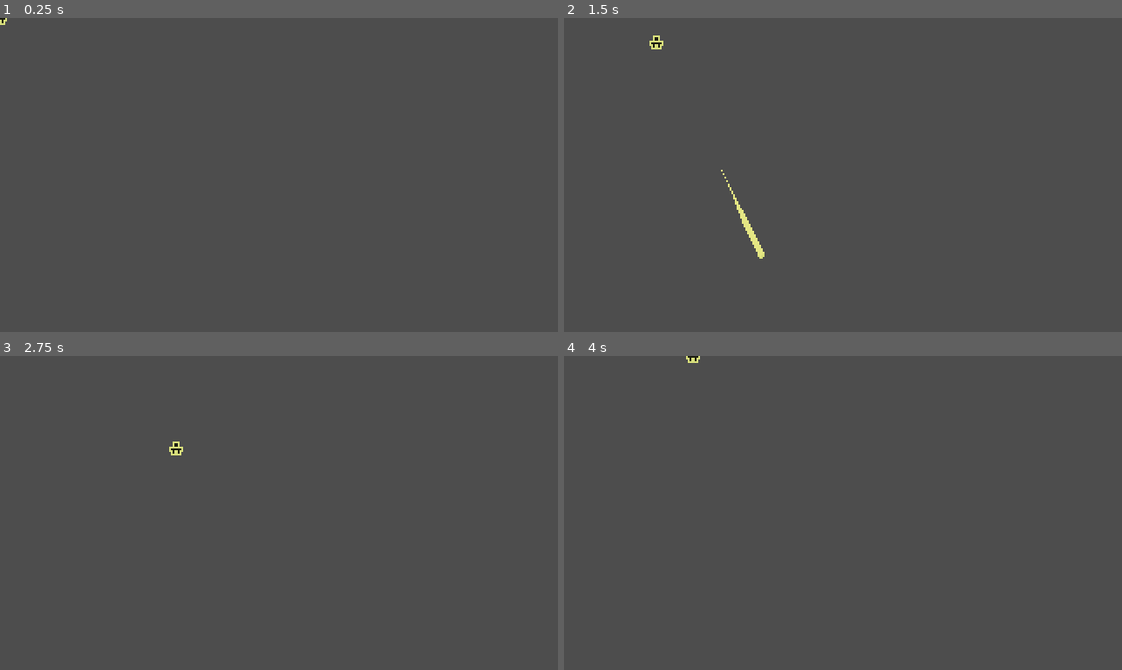
Above: before the commit, frames 1-4 (two rows, left to right).
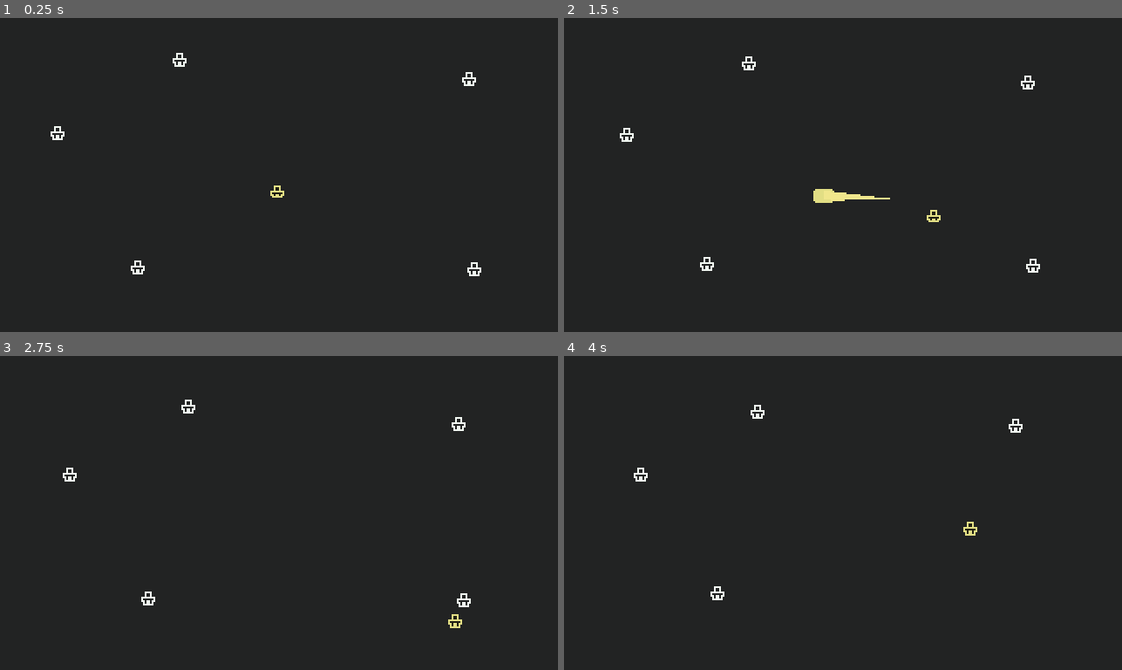
Above: after the commit, the same moments.

Repository: mrbartchak/golden-bullet-game
Game: Godot game, scene res://core/main.tscn
The game is run twice, just before and just after one commit, with the same random seed, the same clock (stepped at 60 frames per second) and the same inputs.
Inputs (mouse positions are in pixels of both pictures, inside the frame that each line leads up to):
- Up to frame 1 (0.25 s): no input
- Up to frame 2 (1.5 s): move the mouse to (965, 159) at 0.52 s; hold D (move_right) 0.53-1.28 s; click (965, 159) at 0.6 s; move the mouse to (731, 190) at 1.27 s; hold S (move_down) from 1.28 s (still down); click (731, 190) at 1.35 s
- Up to frame 3 (2.75 s): move the mouse to (334, 443) at 2.02 s; release S (move_down) at 2.03 s; hold D (move_right) from 2.03 s (still down); click (334, 443) at 2.1 s
- Up to frame 4 (4 s): move the mouse to (815, 575) at 2.77 s; release D (move_right) at 2.78 s; hold W (move_up) 2.78-3.53 s; click (815, 575) at 2.85 s; move the mouse to (1010, 560) at 3.52 s; hold A (move_left) from 3.53 s (still down); click (1010, 560) at 3.6 s

The runs differ from the first frame. In frame 1, 100% of the frame differs, in the area x 0-100%, y 0-100%; in frame 2, 100%; in frame 3, 100%; in frame 4, 100%.

Commit message:
lots of stuff, some shooting, some exploding, some idle anim etc

Diff:
--- a/bullets/bullet.gd
+++ b/bullets/bullet.gd
@@ -9,7 +9,12 @@
 var alive: bool = true
 
 func _ready() -> void:
+	$Sprite.modulate = Color.KHAKI
+	$Sprite/Trail.modulate = Color.KHAKI
 	monitoring = true
+
+	if velocity != Vector2.ZERO:
+		rotation = velocity.angle()
 
 	if lifetime > 0:
 		await get_tree().create_timer(lifetime).timeout
--- a/bullets/bullet.tscn
+++ b/bullets/bullet.tscn
@@ -1,29 +1,37 @@
 [gd_scene load_steps=6 format=3 uid="uid://dkbuujpad5k1i"]
 
 [ext_resource type="Script" uid="uid://c6mv2ky3wsbut" path="res://bullets/bullet.gd" id="1_tnxwn"]
-[ext_resource type="Texture2D" uid="uid://c3d3gyjkicbea" path="res://bullets/assets/bullet_filled.png" id="2_ascq4"]
+[ext_resource type="Texture2D" uid="uid://bca8ducnn703m" path="res://bullets/assets/bullet_rect_large.png" id="2_ascq4"]
 [ext_resource type="Script" uid="uid://ds4uhjalqwxuo" path="res://effects/bullet_trail.gd" id="3_ascq4"]
 
 [sub_resource type="Curve" id="Curve_ascq4"]
-_data = [Vector2(0, 0), 0.0, 0.0, 0, 0, Vector2(1, 1), 0.0, 0.0, 0, 0]
+_data = [Vector2(0, 0), 0.0, 0.0, 0, 0, Vector2(1, 0.65543574), 0.0, 0.0, 0, 0]
 point_count = 2
 
-[sub_resource type="CircleShape2D" id="CircleShape2D_wo3kc"]
-radius = 2.0
+[sub_resource type="CapsuleShape2D" id="CapsuleShape2D_ascq4"]
+radius = 6.0
+height = 18.0
 
 [node name="Bullet" type="Area2D"]
+collision_layer = 4
+collision_mask = 2
 monitorable = false
 script = ExtResource("1_tnxwn")
-speed = 1200.0
+speed = 500.0
 
-[node name="Sprite2D" type="Sprite2D" parent="."]
+[node name="Sprite" type="Sprite2D" parent="."]
+rotation = 1.5707964
 texture = ExtResource("2_ascq4")
 
-[node name="Line2D" type="Line2D" parent="Sprite2D"]
+[node name="Trail" type="Line2D" parent="Sprite"]
 top_level = true
-width = 4.0
+width = 8.0
 width_curve = SubResource("Curve_ascq4")
 script = ExtResource("3_ascq4")
 
 [node name="CollisionShape2D" type="CollisionShape2D" parent="."]
-shape = SubResource("CircleShape2D_wo3kc")
+rotation = 1.5707964
+shape = SubResource("CapsuleShape2D_ascq4")
+debug_color = Color(0.8815425, 0.0393544, 0.80844384, 0.41960785)
+
+[connection signal="body_entered" from="." to="." method="_on_body_entered"]
--- a/core/main.tscn
+++ b/core/main.tscn
@@ -1,9 +1,28 @@
-[gd_scene load_steps=2 format=3 uid="uid://ceaauc0vs2nof"]
+[gd_scene load_steps=3 format=3 uid="uid://ceaauc0vs2nof"]
 
 [ext_resource type="PackedScene" uid="uid://daeaonaxmtwe1" path="res://player/player.tscn" id="1_xiose"]
+[ext_resource type="PackedScene" uid="uid://ps7c40br6gw" path="res://enemies/enemy.tscn" id="2_r77kf"]
 
 [node name="Main" type="Node"]
 
 [node name="World2D" type="Node2D" parent="."]
 
 [node name="Player" parent="World2D" instance=ExtResource("1_xiose")]
+position = Vector2(159, 99)
+
+[node name="EnemyContainer" type="Node2D" parent="World2D"]
+
+[node name="Enemy" parent="World2D/EnemyContainer" instance=ExtResource("2_r77kf")]
+position = Vector2(32, 66)
+
+[node name="Enemy2" parent="World2D/EnemyContainer" instance=ExtResource("2_r77kf")]
+position = Vector2(103, 23)
+
+[node name="Enemy3" parent="World2D/EnemyContainer" instance=ExtResource("2_r77kf")]
+position = Vector2(270, 35)
+
+[node name="Enemy4" parent="World2D/EnemyContainer" instance=ExtResource("2_r77kf")]
+position = Vector2(273, 144)
+
+[node name="Enemy5" parent="World2D/EnemyContainer" instance=ExtResource("2_r77kf")]
+position = Vector2(78, 143)
--- a/effects/bullet_trail.gd
+++ b/effects/bullet_trail.gd
@@ -1,6 +1,6 @@
 extends Line2D
 
-var trail_length: int = 5
+var trail_length: int = 7
 var color: Color = Color.WHITE
 
 func _process(_delta: float) -> void:
--- /dev/null
+++ b/enemies/enemy.gd
@@ -0,0 +1,42 @@
+class_name Enemy
+extends CharacterBody2D
+
+@export var max_health: int = 3
+@export var movement_speed: float = 3.0
+
+var health: int
+var movement_direction: Vector2
+
+
+func _ready() -> void:
+	health = max_health
+	var screen_center = get_viewport_rect().size * 0.5
+	movement_direction = (screen_center - global_position).normalized()
+	$HitFlashTimer.timeout.connect(_on_hit_flash_timeout)
+
+func _physics_process(delta: float) -> void:
+	global_position += movement_direction * movement_speed * delta
+
+func take_damage(amount: int) -> void:
+	health -= amount
+	_play_hit_flash()
+	if health <= 0:
+		die()
+
+func die() -> void:
+	$Sprite.visible = false
+	await _play_death_animation()
+	queue_free()
+
+#=== Visuals ===
+func _play_hit_flash() -> void:
+	$Sprite.modulate = Color("f6757a")
+	$HitFlashTimer.start()
+
+func _play_death_animation() -> void:
+	$DeathParticles.modulate = Color.KHAKI
+	$DeathParticles.emitting = true
+	await $DeathParticles.finished
+
+func _on_hit_flash_timeout() -> void:
+	$Sprite.modulate = Color.WHITE
--- /dev/null
+++ b/enemies/enemy.tscn
@@ -0,0 +1,46 @@
+[gd_scene load_steps=5 format=3 uid="uid://ps7c40br6gw"]
+
+[ext_resource type="Script" uid="uid://nopsbehfna8r" path="res://enemies/enemy.gd" id="1_fw1ev"]
+[ext_resource type="Texture2D" uid="uid://ct86jm4kmmpea" path="res://enemies/assets/enemy_sprite.png" id="2_7frlh"]
+
+[sub_resource type="CircleShape2D" id="CircleShape2D_7frlh"]
+radius = 6.0
+
+[sub_resource type="ParticleProcessMaterial" id="ParticleProcessMaterial_7frlh"]
+particle_flag_disable_z = true
+emission_shape = 1
+emission_sphere_radius = 5.0
+direction = Vector3(0, -1, 0)
+spread = 110.0
+initial_velocity_min = 100.0
+initial_velocity_max = 175.0
+gravity = Vector3(0, 0, 0)
+damping_min = 150.0
+damping_max = 200.00002
+scale_min = 2.0
+scale_max = 2.0
+
+[node name="Enemy" type="CharacterBody2D" groups=["enemies"]]
+collision_layer = 2
+collision_mask = 0
+motion_mode = 1
+script = ExtResource("1_fw1ev")
+max_health = 1
+
+[node name="Sprite" type="Sprite2D" parent="."]
+texture = ExtResource("2_7frlh")
+
+[node name="CollisionShape2D" type="CollisionShape2D" parent="."]
+shape = SubResource("CircleShape2D_7frlh")
+
+[node name="HitFlashTimer" type="Timer" parent="."]
+wait_time = 0.1
+one_shot = true
+
+[node name="DeathParticles" type="GPUParticles2D" parent="."]
+emitting = false
+amount = 60
+lifetime = 0.5
+one_shot = true
+explosiveness = 1.0
+process_material = SubResource("ParticleProcessMaterial_7frlh")
--- a/player/player.gd
+++ b/player/player.gd
@@ -4,26 +4,28 @@
 @export var bullet_scene: PackedScene
 var muzzle_offset: int = 4
 
+#===Process Callbacks
+func _ready() -> void:
+	$Sprite.play("idle")
+	self.modulate = Color.KHAKI
+
 func _process(_delta: float) -> void:
 	if Input.is_action_just_pressed("fire"):
 		fire()
-
 
 func _physics_process(_delta: float) -> void:
 	_handle_movement()
 
 
+#===Public Functions
 func fire() -> void:
 	var mouse_pos: Vector2 = get_global_mouse_position()
 	var direction: Vector2 = (mouse_pos - global_position).normalized()
-
-	var bullet: Bullet = bullet_scene.instantiate()
-	bullet.global_position = global_position + (direction * muzzle_offset)
-	bullet.velocity = direction * bullet.speed
-
-	get_tree().current_scene.add_child(bullet)
+	_spawn_bullet(direction)
+	_play_fire_sound()
 
 
+#===Private Functions
 func _handle_movement() -> void:
 	var input_dir: Vector2 = Input.get_vector(
 		"move_left",
@@ -34,3 +36,14 @@
 
 	velocity = input_dir * movement_speed
 	move_and_slide()
+
+func _spawn_bullet(direction: Vector2) -> void:
+	var bullet: Bullet = bullet_scene.instantiate()
+	bullet.global_position = global_position + (direction * muzzle_offset)
+	bullet.velocity = direction * bullet.speed
+	get_tree().current_scene.add_child(bullet)
+
+
+#===Effects===
+func _play_fire_sound() -> void:
+	$FireSound.play()
--- a/player/player.tscn
+++ b/player/player.tscn
@@ -1,21 +1,56 @@
-[gd_scene load_steps=5 format=3 uid="uid://daeaonaxmtwe1"]
+[gd_scene load_steps=10 format=3 uid="uid://daeaonaxmtwe1"]
 
 [ext_resource type="Texture2D" uid="uid://egf00bo5f2cd" path="res://player/assets/player_sprite.png" id="1_oul6g"]
 [ext_resource type="Script" uid="uid://bgg356rxliqit" path="res://player/player.gd" id="1_rkbax"]
 [ext_resource type="PackedScene" uid="uid://dkbuujpad5k1i" path="res://bullets/bullet.tscn" id="2_g1dw6"]
+[ext_resource type="Texture2D" uid="uid://dgknpr4ighcdp" path="res://player/assets/player_sheet.png" id="3_qjkh3"]
+[ext_resource type="AudioStream" uid="uid://hjbv6d4yv0h1" path="res://player/assets/fire_sound.wav" id="4_yw30f"]
+
+[sub_resource type="AtlasTexture" id="AtlasTexture_g6k8r"]
+atlas = ExtResource("3_qjkh3")
+region = Rect2(0, 0, 8, 8)
+
+[sub_resource type="AtlasTexture" id="AtlasTexture_boad6"]
+atlas = ExtResource("3_qjkh3")
+region = Rect2(8, 0, 8, 8)
+
+[sub_resource type="SpriteFrames" id="SpriteFrames_rgyib"]
+animations = [{
+"frames": [],
+"loop": true,
+"name": &"default",
+"speed": 5.0
+}, {
+"frames": [{
+"duration": 1.0,
+"texture": SubResource("AtlasTexture_g6k8r")
+}, {
+"duration": 1.0,
+"texture": SubResource("AtlasTexture_boad6")
+}],
+"loop": true,
+"name": &"idle",
+"speed": 6.0
+}]
 
 [sub_resource type="CircleShape2D" id="CircleShape2D_oul6g"]
 radius = 3.0
 
 [node name="Player" type="CharacterBody2D"]
+motion_mode = 1
 script = ExtResource("1_rkbax")
 bullet_scene = ExtResource("2_g1dw6")
 
+[node name="Sprite" type="AnimatedSprite2D" parent="."]
+sprite_frames = SubResource("SpriteFrames_rgyib")
+animation = &"idle"
+
 [node name="Sprite2D" type="Sprite2D" parent="."]
+visible = false
 texture = ExtResource("1_oul6g")
 
 [node name="CollisionShape2D" type="CollisionShape2D" parent="."]
 shape = SubResource("CircleShape2D_oul6g")
 
-[node name="CanvasModulate" type="CanvasModulate" parent="."]
-color = Color(0.89411765, 0.9019608, 0.5137255, 1)
+[node name="FireSound" type="AudioStreamPlayer2D" parent="."]
+stream = ExtResource("4_yw30f")
--- a/project.godot
+++ b/project.godot
@@ -18,8 +18,8 @@
 
 window/size/viewport_width=320
 window/size/viewport_height=180
-window/size/window_width_override=1920
-window/size/window_height_override=1080
+window/size/window_width_override=2560
+window/size/window_height_override=1440
 window/stretch/mode="viewport"
 window/stretch/scale_mode="integer"
 
@@ -51,8 +51,15 @@
 ]
 }
 
+[layer_names]
+
+2d_physics/layer_1="player"
+2d_physics/layer_2="enemies"
+2d_physics/layer_3="bullets"
+
 [rendering]
 
 textures/canvas_textures/default_texture_filter=0
+environment/defaults/default_clear_color=Color(0.13333334, 0.13725491, 0.13725491, 1)
 2d/snap/snap_2d_transforms_to_pixel=true
 2d/snap/snap_2d_vertices_to_pixel=true
Renamed: bullets/assets/bullet_filled.png -> bullets/assets/bullet_dot_filled.png
Not shown, added: bullets/assets/bullet_dot_filled.png.import
Renamed: bullets/assets/bullet_outlined.png -> bullets/assets/bullet_dot_outlined.png
Not shown, added: bullets/assets/bullet_dot_outlined.png.import
Binary file added: bullets/assets/bullet_rect.png
Not shown, added: bullets/assets/bullet_rect.png.import
Binary file added: bullets/assets/bullet_rect_large.png
Not shown, changed: bullets/assets/bullet_rect_large.png.import
Binary file added: enemies/assets/enemy_sprite.png
Not shown, added: enemies/assets/enemy_sprite.png.import
Not shown, added: enemies/enemy.gd.uid
Not shown, added: player/assets/fire_sound.wav.import
(and 3 more such lines)
